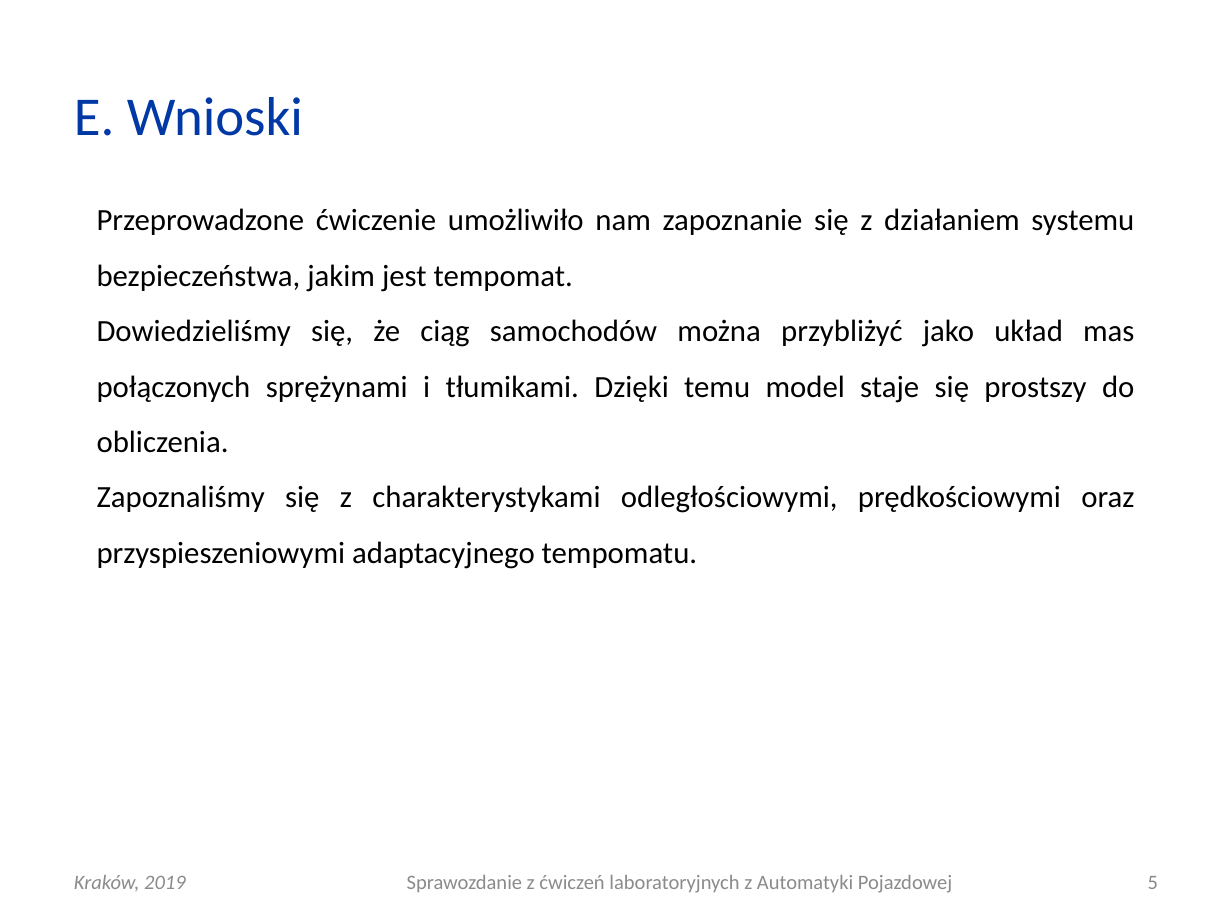
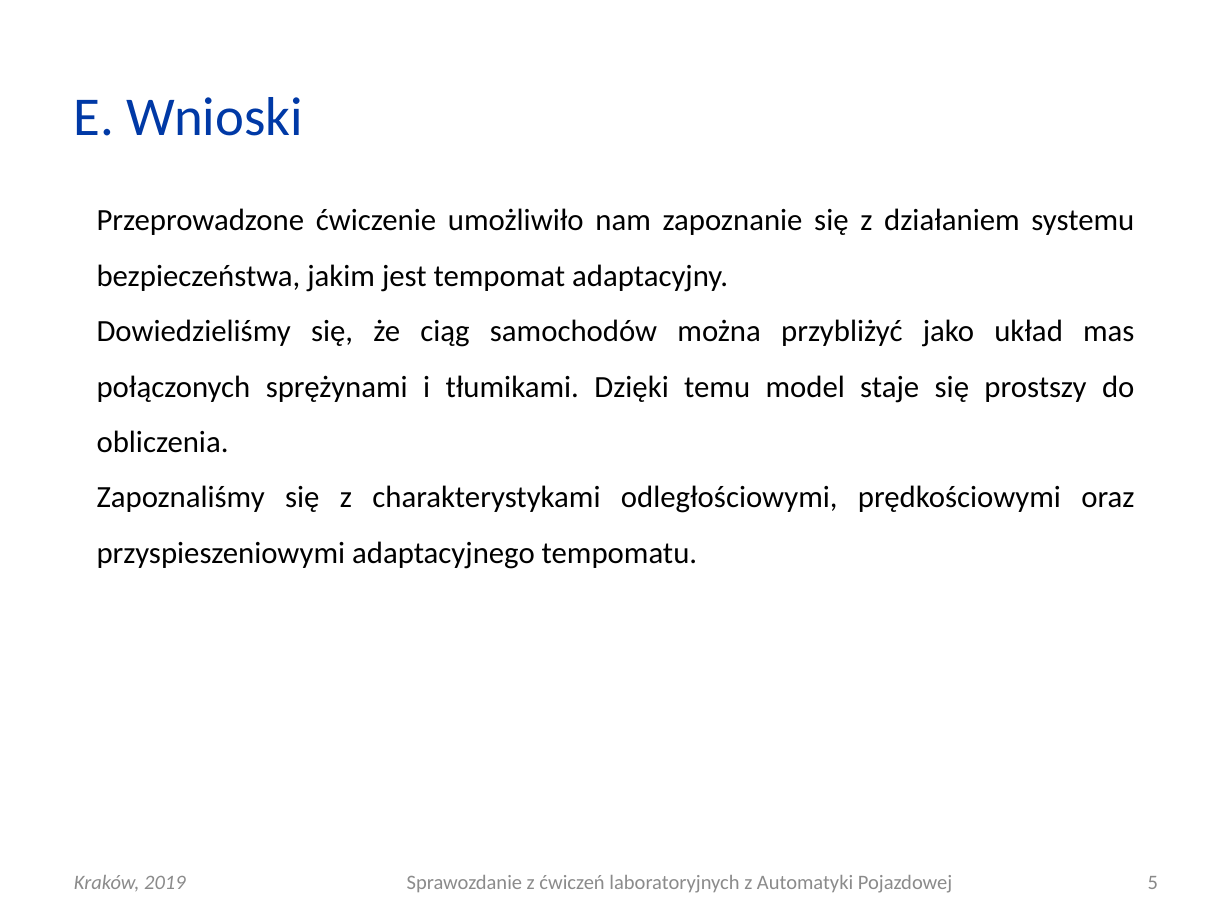
Before and after one commit to Katarzyna-W/AP, a slide deck: slide 5 of Lab13_systemybezpieczenstwa/AP_L13_20190505_0800_G01.pptx. Drawn at 1232x924 pixels with LibreOffice and Linux fonts; fonts in the diff are those of the drawing. Boxes give left, top, right and bottom in pixels: in the first picture for what was removed or moved away, otherwise in the second. Text is boxed around its words. In the diff, an @@ line names an element or a change of style, - is before the commit and + after.

```diff
--- a/Lab13_systemybezpieczenstwa/AP_L13_20190505_0800_G01.pptx
+++ b/Lab13_systemybezpieczenstwa/AP_L13_20190505_0800_G01.pptx
@@ text at [97, 208, 1134, 292]: text changed @@
-Przeprowadzone ćwiczenie umożliwiło nam zapoznanie się z działaniem systemu bezpieczeństwa, jakim jest tempomat.
+Przeprowadzone ćwiczenie umożliwiło nam zapoznanie się z działaniem systemu bezpieczeństwa, jakim jest tempomat adaptacyjny.
```
Also in this commit, not shown: 1 other slide changed, 1 other file.
